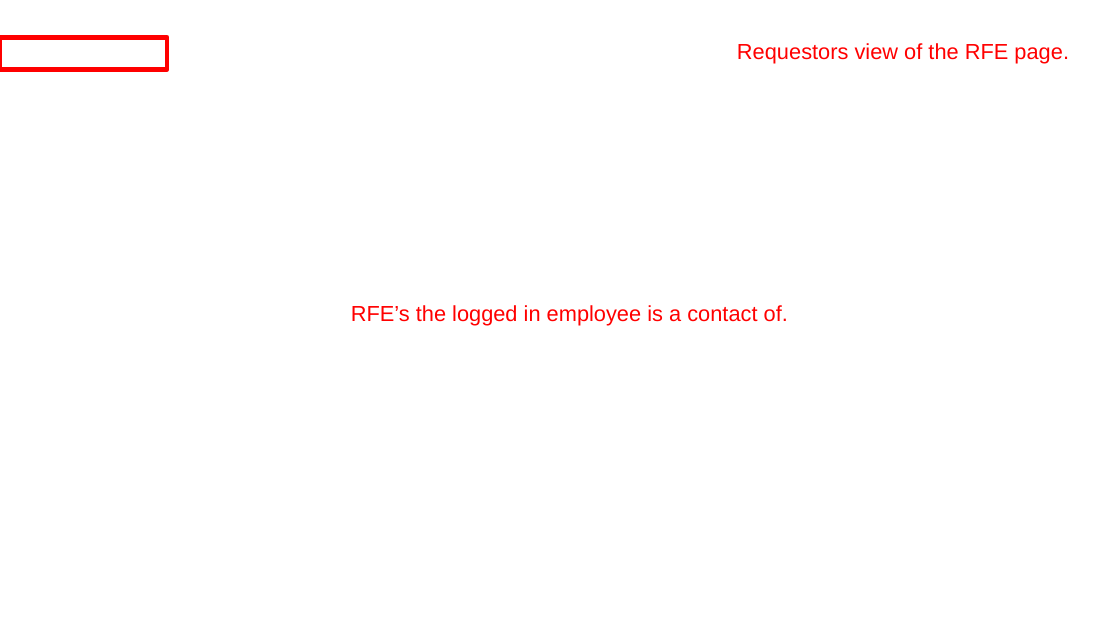
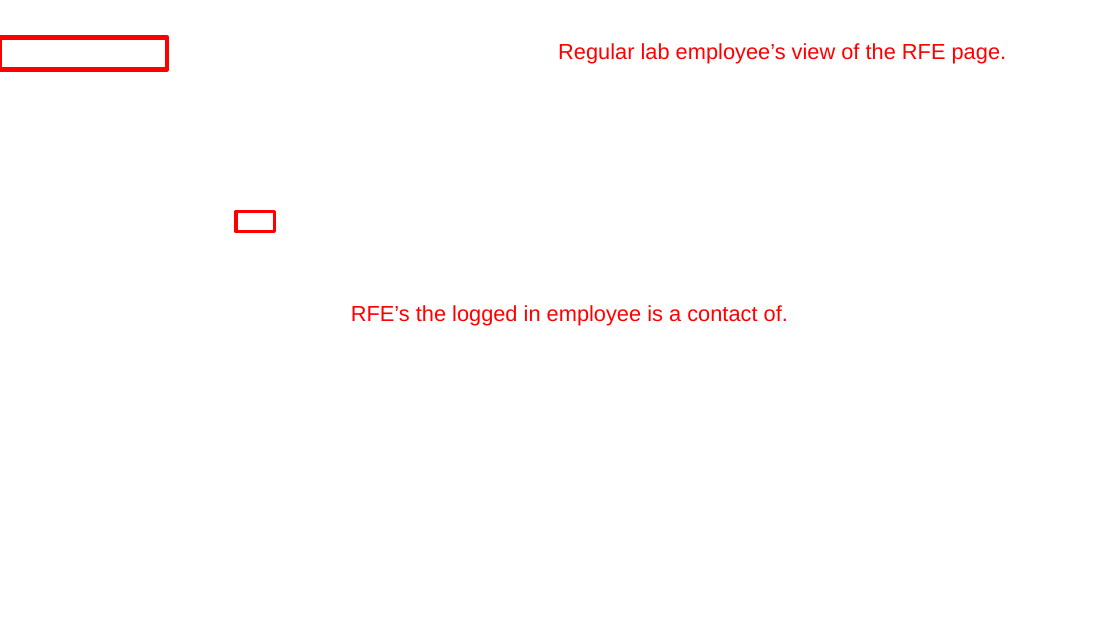
Before and after one commit to TheFireFerret/ARL_RFE, a slide deck: slide 5 of Final Project Review.pptx. Drawn at 1120x630 pixels with LibreOffice and Linux fonts; fonts in the diff are those of the drawing; background and template pictures are left out. Boxes give left, top, right and bottom in pixels: in the first picture for what was removed or moved away, otherwise in the second. Text is boxed around its words. In the diff, an @@ line names an element or a change of style, - is before the commit and + after.

```diff
--- a/Final Project Review.pptx
+++ b/Final Project Review.pptx
@@ text at (558,43,1007,64): text changed @@
-Requestors view of the RFE page.
+Regular lab employee’s view of the RFE page.
@@ rectangle added at (236,212,276,232), outline #FF0000 2.25 pt @@
```
Also in this commit, not shown: 2 other slides changed, 3 slides added, 2 slides removed, 1 other file.
